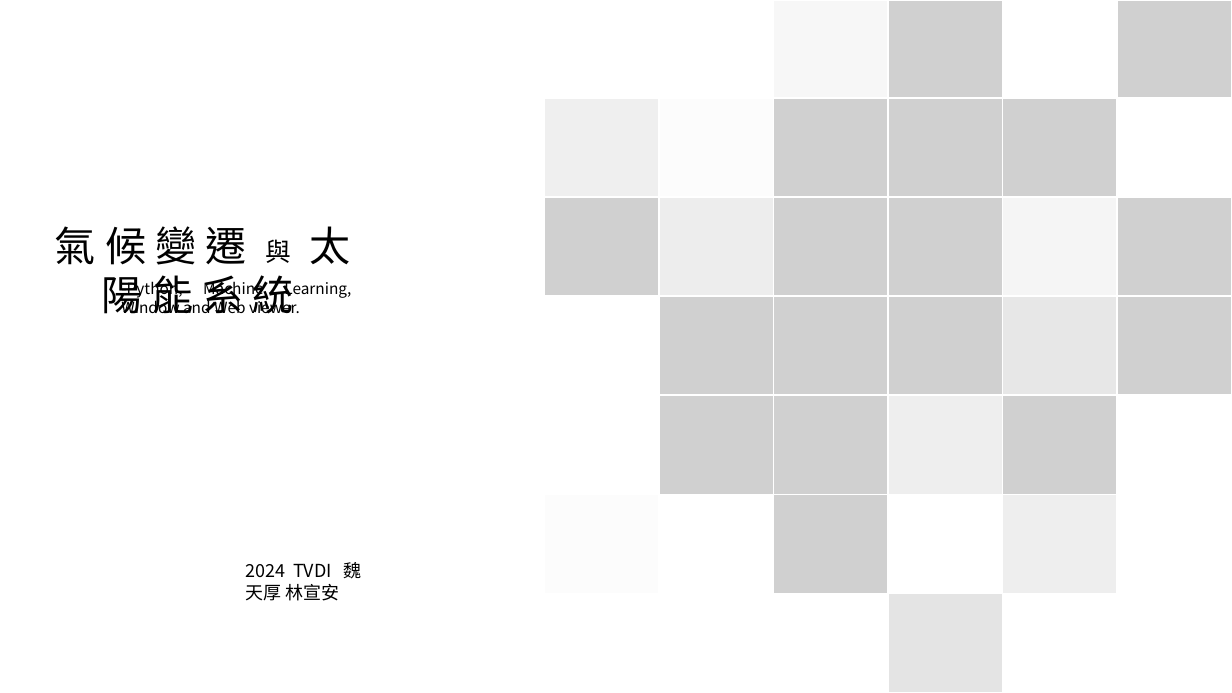
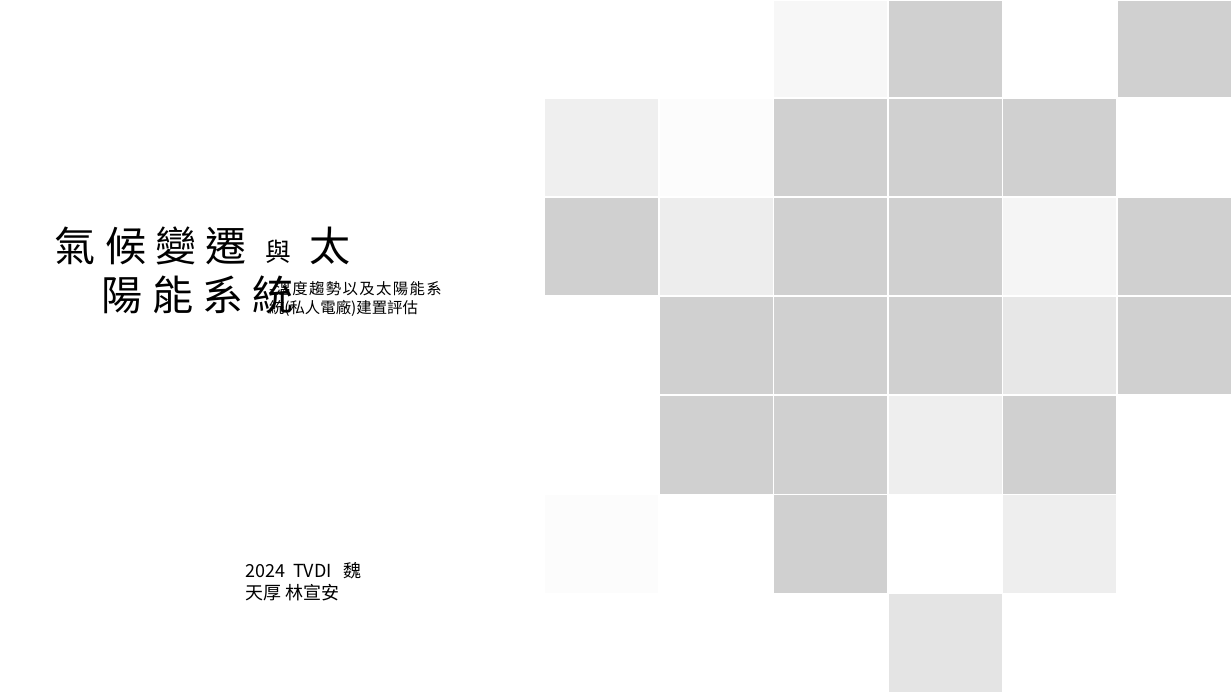
Before and after one commit to LanvisWei/MLproject_Solar_Irradiance, a slide deck: slide 1 of temp_solar/簡報.pptx. Drawn at 1232x693 pixels with LibreOffice and Linux fonts; fonts in the diff are those of the drawing; grey boxes stand for pictures. Boxes give left, top, right and bottom in pixels: in the first picture for what was removed or moved away, otherwise in the second. Text is boxed around its words. In the diff, an @@ line names an element or a change of style, - is before the commit and + after.

```diff
--- a/temp_solar/簡報.pptx
+++ b/temp_solar/簡報.pptx
@@ text at [269, 279, 442, 316]: text changed @@
--Python, Machine Learning, Window and Web viewer.
+-溫度趨勢以及太陽能系統(私人電廠)建置評估
```
Also in this commit, not shown: 10 other slides changed, 1 slide added, 1 other file.
